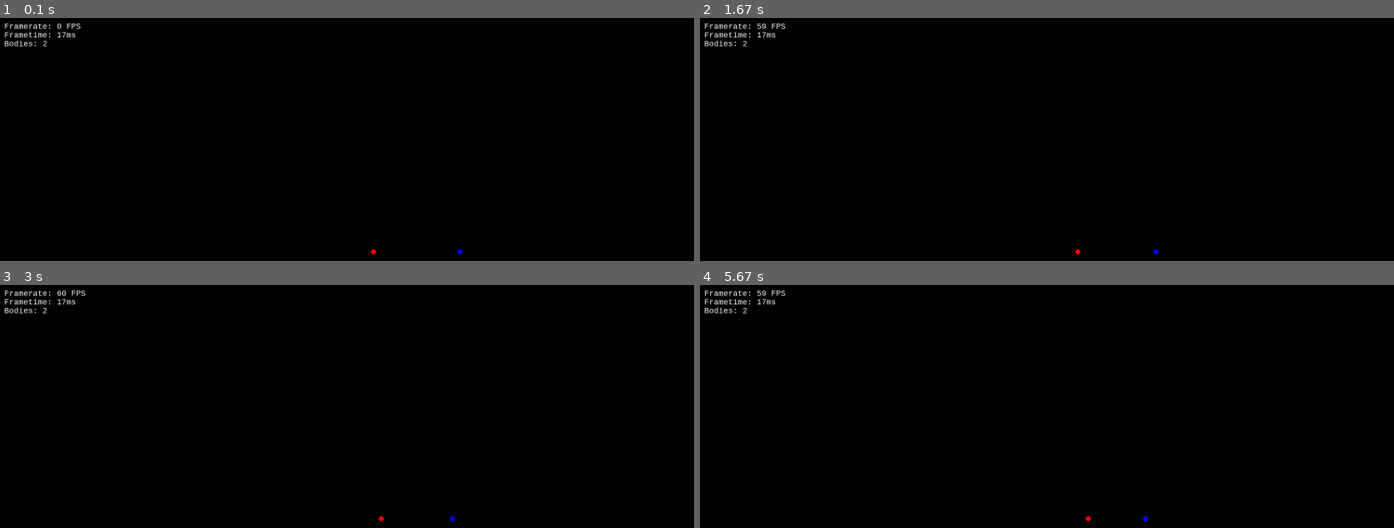
Above: before the commit, frames 1-4 (two rows, left to right).
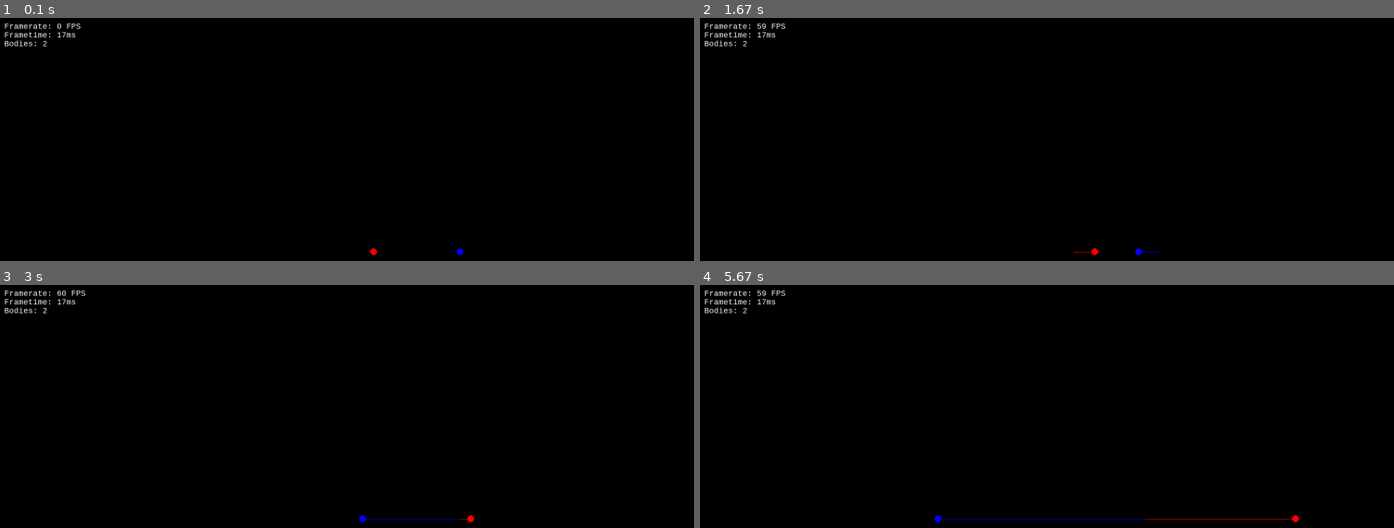
Above: after the commit, the same moments.

Repository: aydanthompson/gravity-simulator-pygame
Game: pygame game, started from main.py
Two runs of this game, one before a commit and one after it. Both use one fixed random seed, a clock stepped at 60 frames per second and the inputs below.
Inputs:
- Up to frame 1 (0.1 s): no input
- Up to frame 2 (1.67 s): no input
- Up to frame 3 (3 s): no input
- Up to frame 4 (5.67 s): no input

The runs differ from the first frame. In frame 1, less than 0.1% of the frame differs, in the area x 53-67%, y 94-98%; in frame 2, less than 0.1%; in frame 3, 0.1%; in frame 4, 0.3%, in the area x 33-87%, y 94-98%.

Commit message:
Various formatting updates

Diff:
--- a/main.py
+++ b/main.py
@@ -1,6 +1,6 @@
+import math
 import sys
-import math
-import random
+
 import pygame
 import pygame.font
 import pygame.time
@@ -33,35 +33,41 @@
         self.update_radius()
 
     def update_radius(self):
-        self.radius = math.sqrt(self.mass) * 2
-        return self
-
-    def update_force(self, other_body: "Body", bodies: list):
-        gravitational_constant = 0  # 6.67430e-11
-
-        dx = self.pos_x - other_body.pos_x
-        dy = self.pos_y - other_body.pos_y
-        distance = math.sqrt(dx**2 + dy**2)
-
-        if distance <= self.radius + other_body.radius:
+        # Assume the mass is the area of the circle.
+        self.radius = math.sqrt(self.mass / math.pi)
+        return self
+
+    def update_force(self, bodies: list["Body"]):
+        """Updates the force applied to this body for each body in `bodies`."""
+        for second_body in bodies:
+            if self != second_body:
+                self._update_force(second_body)
+        return self
+
+    def _update_force(self, second_body: "Body"):
+        # In our universe, G (gravitational constant) is equal to 6.67430e-11, but in
+        # this simulation G can be set to different values to change the proportionality
+        # of the force applied to each body.
+        G = 1.0
+
+        dx = self.pos_x - second_body.pos_x
+        dy = self.pos_y - second_body.pos_y
+        d = math.sqrt(dx**2 + dy**2)
+
+        if d <= self.radius + second_body.radius:
             force = 0
             # self.combine(other_body, bodies)
         else:
-            force = -(gravitational_constant * self.mass * other_body.mass) / (
-                distance**2
-            )
+            # Newton's Universal Law of Gravitation:
+            # https://phys.libretexts.org/Bookshelves/Conceptual_Physics/Introduction_to_Physics_(Park)/02%3A_Mechanics_I_-_Motion_and_Forces/02%3A_Dynamics/2.09%3A_Newtons_Universal_Law_of_Gravitation
+            force = -(G * self.mass * second_body.mass) / (d**2)
 
         angle = math.atan2(dy, dx)
         self.force_x += force * math.cos(angle)
         self.force_y += force * math.sin(angle)
         return self
 
-    def reset_force(self):
-        self.force_x = 0.0
-        self.force_y = 0.0
-        return self
-
-    def update_position(self, timestep: float = 1):
+    def update_position(self, timestep: float = 1.0):
         # a = F / m
         self.accel_x = self.force_x / self.mass
         self.accel_y = self.force_y / self.mass
@@ -75,6 +81,13 @@
         # s2 = s1 + vt
         self.pos_x += self.vel_x * timestep
         self.pos_y += self.vel_y * timestep
+
+        self._reset_force()
+        return self
+
+    def _reset_force(self):
+        self.force_x = 0.0
+        self.force_y = 0.0
         return self
 
     def combine(self, other_body: "Body", bodies: list):
@@ -90,9 +103,16 @@
         bodies.remove(other_body)
 
     def update_trail(self):
+        """Adds the current position to the trail and removes the oldest position from
+        the trail if the number of points in the trail is too high.
+        """
+        trail_max = 2**8
+
         self.trail.append((self.pos_x, self.pos_y))
 
-        if len(self.trail) > 2**6:
+        # Remove the oldest position from the trail if
+        # the number of points exceeds `trail_max`.
+        if len(self.trail) > trail_max:
             self.trail.pop(0)
         return self
 
@@ -121,11 +141,10 @@
 
     # Add the various bodies.
     bodies: list["Body"] = []
-
     bodies.append(
         Body(
             "a",
-            mass=10,
+            mass=250,
             pos_x=(WINDOW_SIZE[0] / 2) - 100,
             pos_y=WINDOW_SIZE[1] / 2,
             color=(255, 0, 0),
@@ -135,7 +154,7 @@
     bodies.append(
         Body(
             "b",
-            mass=10,
+            mass=250,
             pos_x=(WINDOW_SIZE[0] / 2) + 100,
             pos_y=WINDOW_SIZE[1] / 2,
             color=(0, 0, 255),
@@ -156,17 +175,15 @@
         window.fill((0, 0, 0))
 
         # Update the force applied to each body.
-        for primary_body in bodies:
-            for secondary_body in bodies:
-                if primary_body != secondary_body:
-                    primary_body.update_force(secondary_body, bodies)
+        for body in bodies:
+            body.update_force(bodies)
 
         for body in bodies:
             # Update the position and trail.
             body.update_position(timestep=timestep)
             body.update_trail()
 
-            # Redraw the body and trail.
+            # Draw the body and trail.
             pygame.draw.circle(
                 window,
                 body.color,
@@ -180,7 +197,6 @@
                     False,
                     body.trail,
                 )
-            body.reset_force()
 
         # Draw the framerate, frametime, and the number of
         # bodies in the top-left corner of the window.
